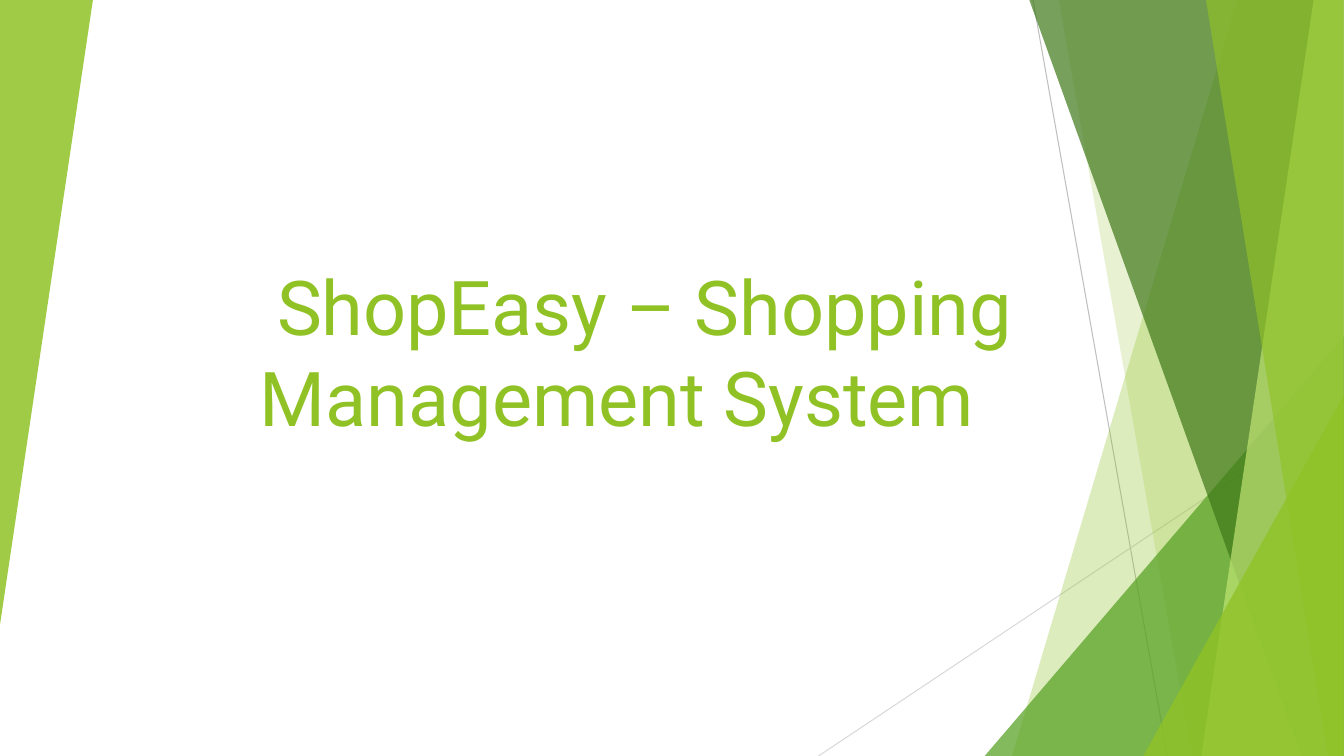
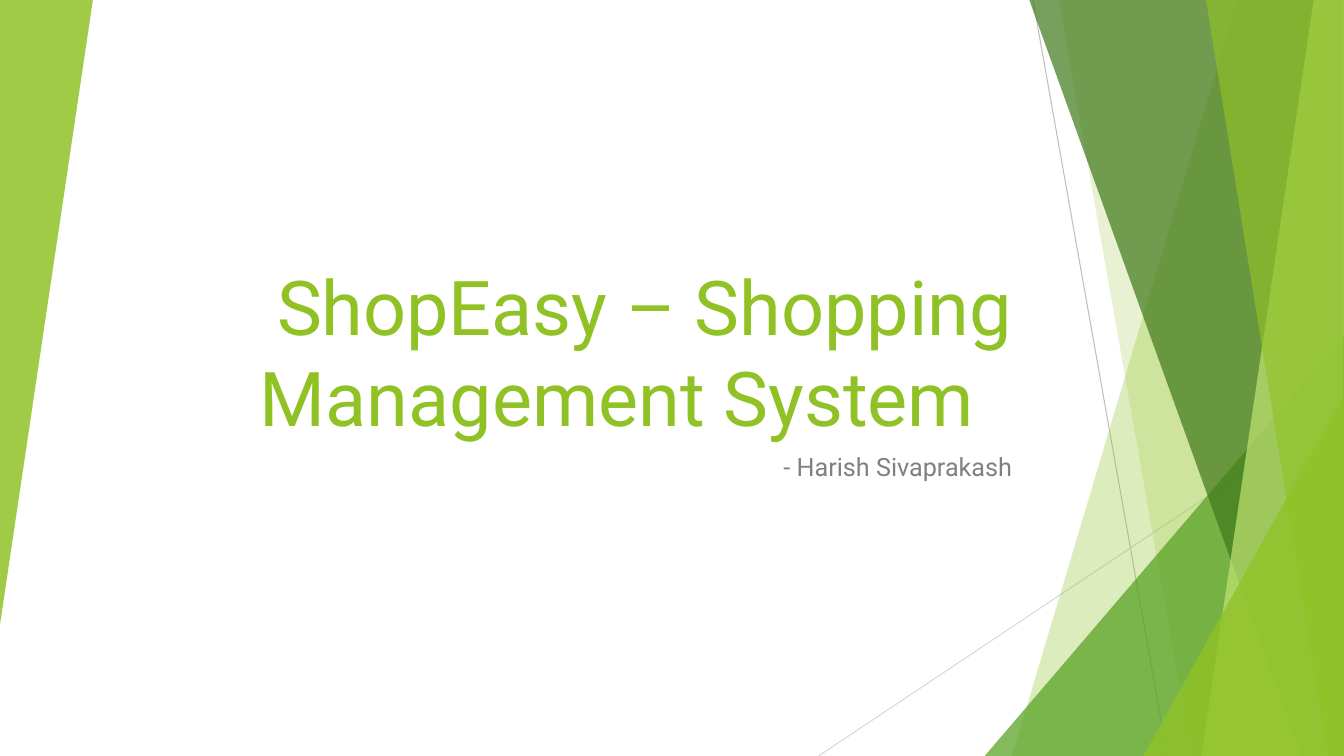
Before and after one commit to ksharish72/ShoppingCart_SpringMVC_React, a slide deck: slide 1 of ShoppingCartDocumentation.pptx. Drawn at 1344x756 pixels with LibreOffice and Linux fonts; fonts in the diff are those of the drawing. Boxes give left, top, right and bottom in pixels: in the first picture for what was removed or moved away, otherwise in the second. Text is boxed around its words. In the diff, an @@ line names an element or a change of style, - is before the commit and + after.

```diff
--- a/ShoppingCartDocumentation.pptx
+++ b/ShoppingCartDocumentation.pptx
@@ subtitle added at [797,457,1012,481], 18 pt, text #808080 @@
+- Harish Sivaprakash
```
Also in this commit, not shown: 8 slides added, 9 other files.
